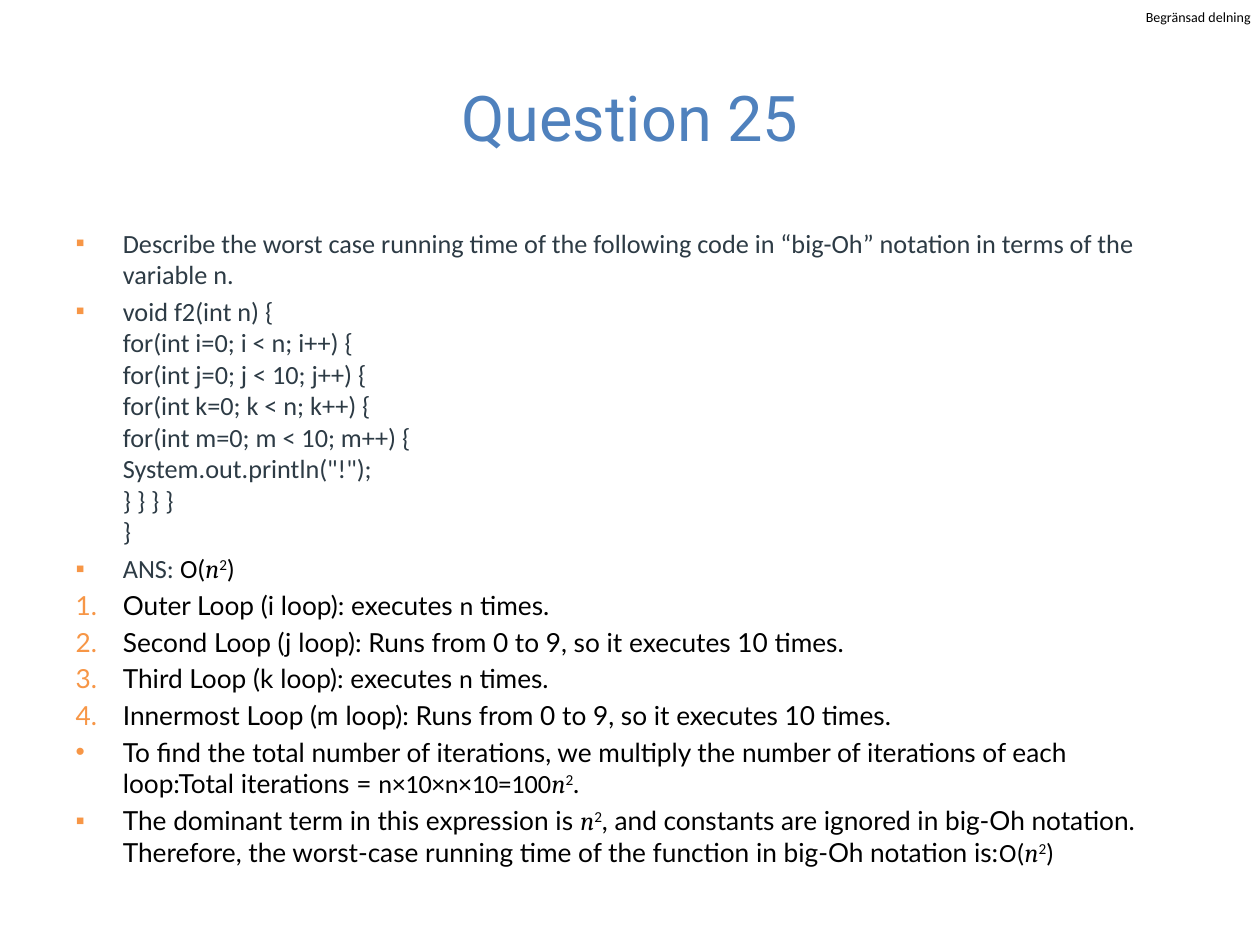
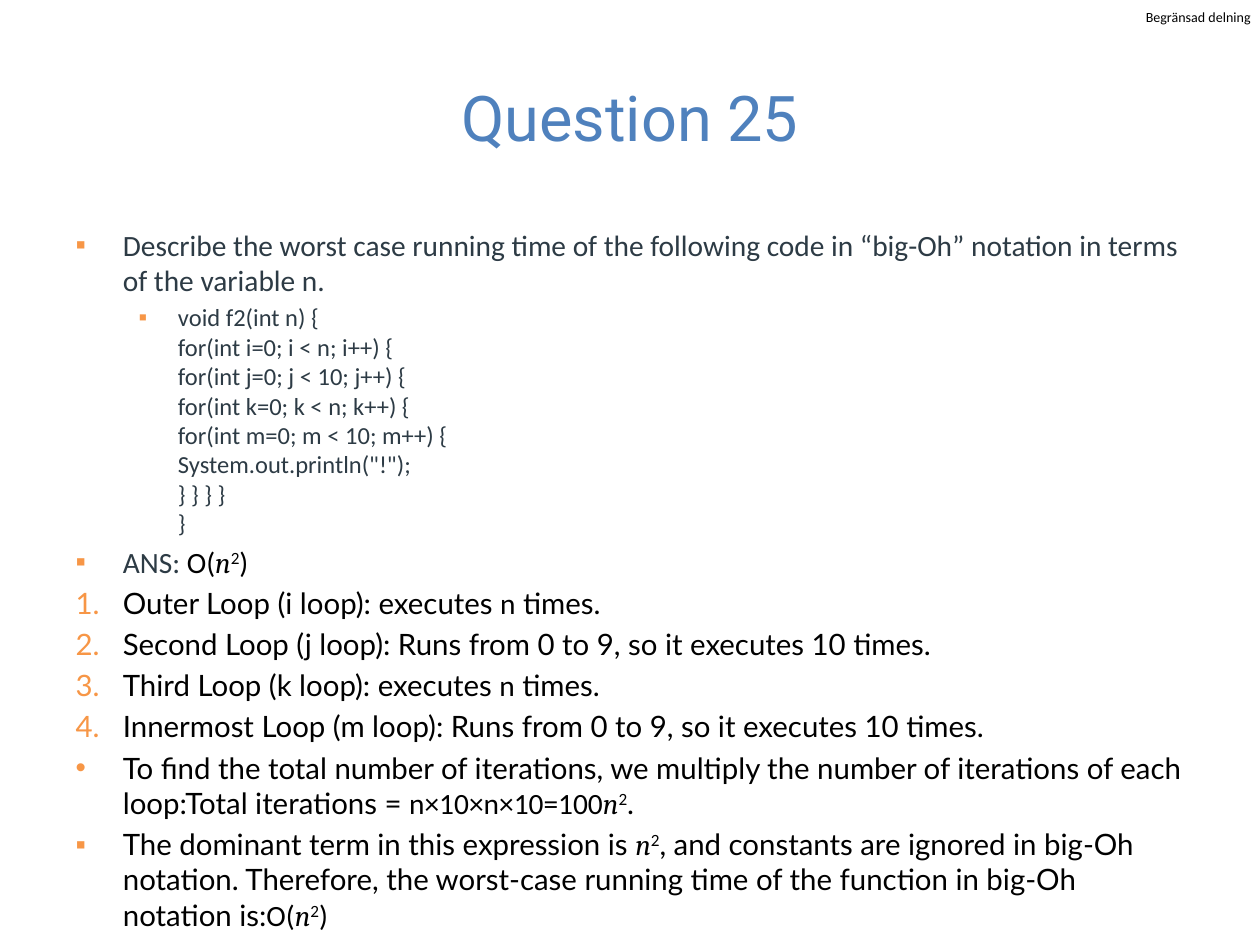
Before and after one commit to guhofstra/CSC111Fa25, a slide deck: slide 22 of PPTs/Quiz/MidtermExam2024.pptx. Drawn at 1260x945 pixels with LibreOffice and Linux fonts; fonts in the diff are those of the drawing. Boxes give left, top, right and bottom in pixels: in the first picture for what was removed or moved away, otherwise in the second. Text is boxed around its words. In the diff, an @@ line names an element or a change of style, - is before the commit and + after.

```diff
--- a/PPTs/Quiz/MidtermExam2024.pptx
+++ b/PPTs/Quiz/MidtermExam2024.pptx
@@ text "Describe the worst case running ..." at (x1=123, y1=235, x2=1181, y2=930): size 15 to 16.8 pt in "Describe the worst case running time of ...", "ANS: O(n2)", "Outer Loop (i loop): executes n times.", "Second Loop (j loop): Runs from 0 ..." and 4 more places; size 15 to 14 pt in "void f2(int n) { for(int i=0; i ..."; list level 1 to 2 in "void f2(int n) { for(int ..." @@
```
Also in this commit, not shown: 13 other slides changed, 2 slides added, 2 other files.
